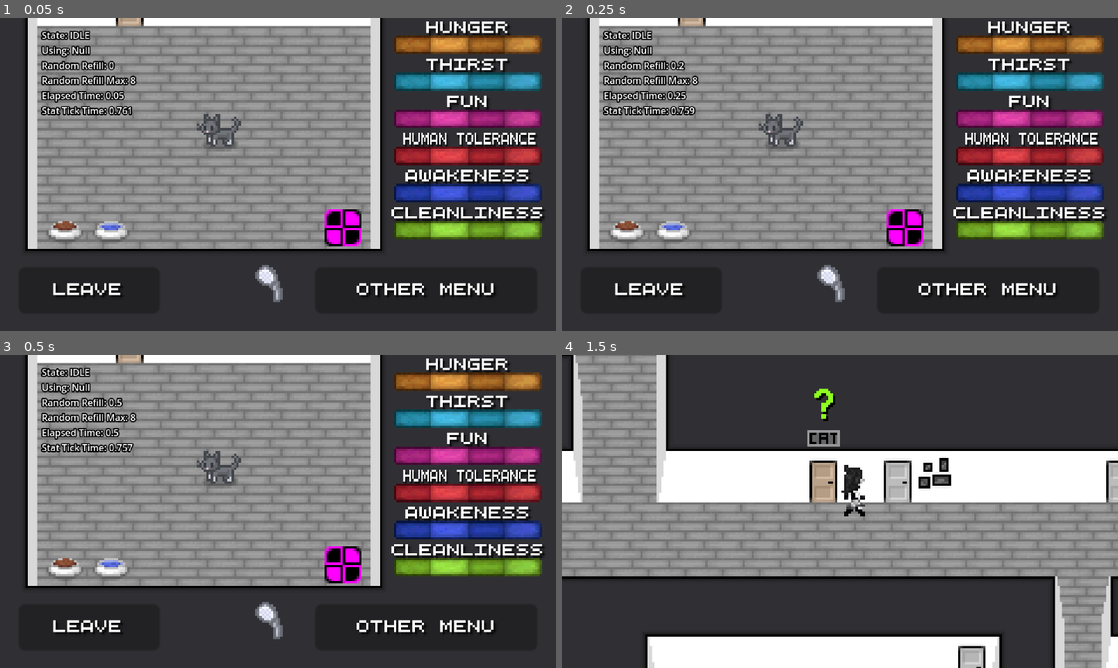
Above: before the commit, frames 1-4 (two rows, left to right).
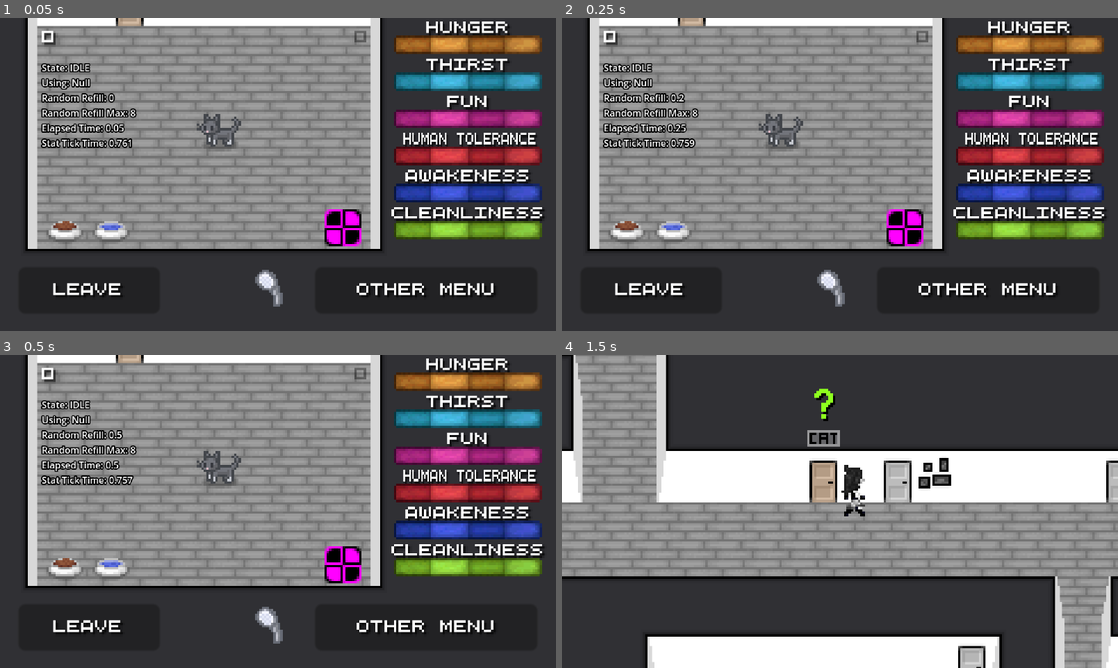
Above: after the commit, the same moments.

Repository: Theooolone/m-game
Game: Godot game, scene res://scenes/catsim/cat_sim.tscn
Same seed, same stepped clock (60 frames per second), same inputs: the game is played once before the commit and once after it. This scene is started directly instead of the project's main scene.
Inputs (mouse positions are in pixels of both pictures, inside the frame that each line leads up to):
- Up to frame 1 (0.05 s): no input
- Up to frame 2 (0.25 s): no input
- Up to frame 3 (0.5 s): no input
- Up to frame 4 (1.5 s): click "Leave" at 0.5 s; tap Enter at 1.25 s; move the mouse to (962, 495) at 1.27 s; hold Right (right) from 1.28 s (still down); click (962, 495) at 1.35 s

The runs differ from the first frame. In frame 1, 3.2% of the frame differs, in the area x 7-66%, y 4-93%; in frame 2, 3.3%; in frame 3, 3.3%; in frame 4, nothing differs.

Commit message:
Added score system

Diff:
--- a/scenes/catsim/cat_sim.tscn
+++ b/scenes/catsim/cat_sim.tscn
@@ -14,6 +14,7 @@
 [ext_resource type="FontFile" uid="uid://d0bw2pjoup6pc" path="res://assets/fonts/5px.ttf" id="13_breyg"]
 [ext_resource type="PackedScene" uid="uid://bkriai8twr63d" path="res://scenes/catsim/cat.tscn" id="13_yrtix"]
 [ext_resource type="PackedScene" uid="uid://3dihg5lpayrh" path="res://scenes/catsim/shower_head.tscn" id="14_4kprh"]
+[ext_resource type="Texture2D" uid="uid://ecnm3gx6u58x" path="res://assets/textures/catsim/shower_head.png" id="14_fl870"]
 
 [sub_resource type="ShaderMaterial" id="ShaderMaterial_8seon"]
 shader = ExtResource("5_8pllu")
@@ -44,10 +45,6 @@
 stream_1/weight = 1.0
 stream_2/stream = ExtResource("9_yl3ha")
 stream_2/weight = 1.0
-
-[sub_resource type="LabelSettings" id="LabelSettings_wcvt4"]
-outline_size = 8
-outline_color = Color(0, 0, 0, 1)
 
 [sub_resource type="Theme" id="Theme_35v54"]
 LineEdit/font_sizes/font_size = 5
@@ -153,6 +150,16 @@
 "RESET": SubResource("Animation_r7vsj")
 }
 
+[sub_resource type="LabelSettings" id="LabelSettings_41ryy"]
+line_spacing = -1.0
+font = ExtResource("13_breyg")
+font_size = 5
+font_color = Color(0, 0, 0, 0.376471)
+
+[sub_resource type="LabelSettings" id="LabelSettings_wcvt4"]
+outline_size = 8
+outline_color = Color(0, 0, 0, 1)
+
 [node name="CatSim" type="Node2D"]
 script = ExtResource("1_jus8a")
 
@@ -264,16 +271,6 @@
 max_distance = 1000.0
 max_polyphony = 2
 bus = &"Ambient"
-
-[node name="Debug" type="Label" parent="."]
-visible = false
-offset_left = -102.0
-offset_top = -63.0
-offset_right = -72.0
-offset_bottom = 21.0
-scale = Vector2(0.25, 0.25)
-text = "Debug"
-label_settings = SubResource("LabelSettings_wcvt4")
 
 [node name="LeaveButton" type="Button" parent="."]
 offset_left = -112.0
@@ -358,8 +355,40 @@
 "": SubResource("AnimationLibrary_ks0lk")
 }
 
+[node name="ShowerHeadShadow" type="Sprite2D" parent="."]
+modulate = Color(0, 0, 0, 0.25098)
+position = Vector2(-4, 49)
+texture = ExtResource("14_fl870")
+
 [node name="ShowerHead" parent="." instance=ExtResource("14_4kprh")]
-position = Vector2(0, 50)
+position = Vector2(0, 52)
+
+[node name="Score" type="Label" parent="."]
+offset_left = -102.0
+offset_top = -63.0
+offset_right = -56.0
+offset_bottom = -56.0
+text = "0"
+label_settings = ExtResource("10_qs8rk")
+
+[node name="Highscore" type="Label" parent="."]
+offset_left = -7.0
+offset_top = -63.0
+offset_right = 39.0
+offset_bottom = -56.0
+text = "0"
+label_settings = SubResource("LabelSettings_41ryy")
+horizontal_alignment = 2
+
+[node name="Debug" type="Label" parent="."]
+visible = false
+offset_left = -102.0
+offset_top = -49.0
+offset_right = -52.0
+offset_bottom = 35.0
+scale = Vector2(0.25, 0.25)
+text = "Debug"
+label_settings = SubResource("LabelSettings_wcvt4")
 
 [connection signal="timeout" from="StatTickTimer" to="." method="_on_stat_tick_timer_timeout"]
 [connection signal="timeout" from="ShowerTickTimer" to="." method="_on_shower_tick_timeout"]
--- a/scripts/Cat.gd
+++ b/scripts/Cat.gd
@@ -5,6 +5,7 @@
 
 var stats = {}
 
+var score = 0
 
 func new_stat(
 		statname: String, # Identification
@@ -43,14 +44,28 @@
 func get_obj_node(stat) -> Node2D:
 	return stats[stat]["object_node"]
 
-
-func set_value(stat, value) -> void:
+@onready var score_text_node = $Score
+@onready var highscore_text_node = $Highscore
+
+func change_score(value):
+	var highscore = Global.get_config_value("cat_sim", "highscore", 0)
+	score += value
+	score_text_node.text = str(10*score)
+	if score > highscore:
+		Global.set_config_value("cat_sim", "highscore", score)
+		highscore_text_node.text = str(10*score)
+
+
+func set_value(stat, value, add_score = true) -> void:
+	if add_score:
+		change_score(max(0, clamp(value, 0, 64)-stats[stat]["value"]))
 	stats[stat]["value"] = clamp(value, 0, 64)
 	update_bar(stat)
 
 
-func change_value(stat, value) -> void:
-	set_value(stat, get_value(stat)+value)
+func change_value(stat, value, add_score = true) -> void:
+	set_value(stat, get_value(stat)+value, add_score)
+
 
 
 func update_bar(stat):
@@ -136,6 +151,7 @@
 		+ "\nElapsed Time: " + str(seconds_elapsed) \
 		+ "\nStat Tick Time: " + str(0.001*round(1000*($StatTickTimer.wait_time)))
 
+
 	if Input.is_action_just_pressed("debug_menu"):
 		if not $Debug.visible:
 			$Debug.show()
@@ -173,7 +189,6 @@
 
 
 @onready var shower_detection_node = $Cat/ShowerDetection
-@onready var cat_running_timer_node = $CatRunningTimer
 @onready var shower_cooldown_timer = $ShowerCooldownTimer
 @onready var shower_tick_timer = $ShowerTickTimer
 
@@ -287,6 +302,7 @@
 	new_stat("awakeness", $Awakeness, $Bed, sleep_start, sleep, null, 64, 10)
 	new_stat("cleanliness", $Cleanliness)
 
+	highscore_text_node.text = str(10*Global.get_config_value("cat_sim", "highscore", 0))
 
 	if OS.is_debug_build():
 		$Debug.show()
@@ -367,7 +383,7 @@
 	var stat_changed = stats.keys().pick_random()
 	match stat_changed:
 		"human_tolerance":
-			change_value(stat_changed, 1)
+			change_value(stat_changed, 1, false)
 		"awakeness":
 			if not sleeping:
 				change_value(stat_changed, -1)
Not shown: 1 places in scenes/catsim/cat_sim.tscn that only renumber resources
